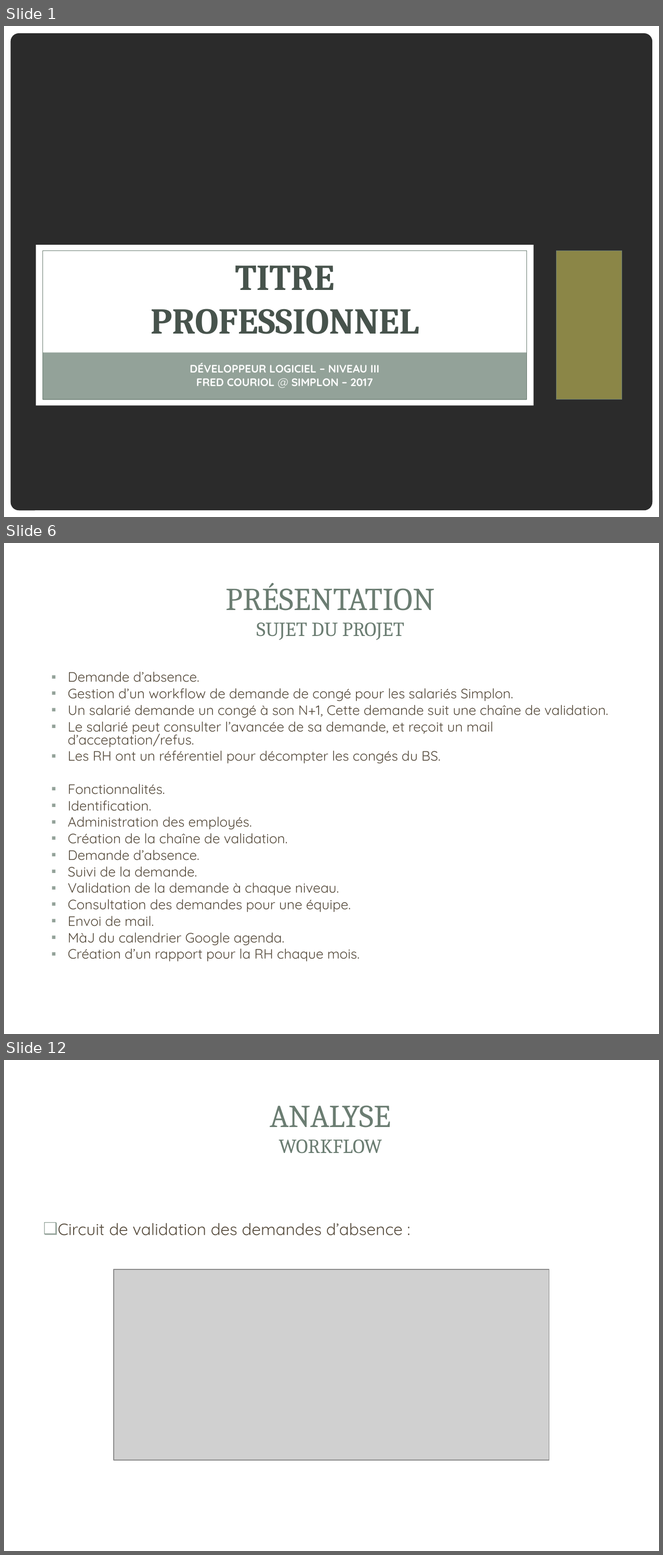
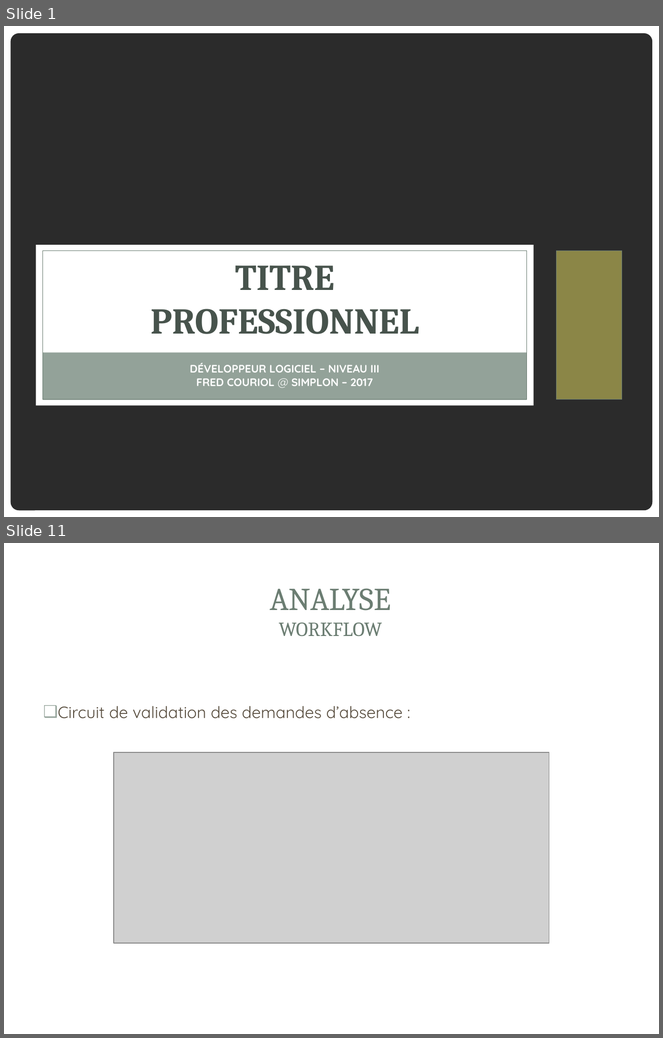
Before and after one commit to gestionsAbsences/gestionAbsences, a slide deck: Projet/Dossier/Fred/COURIOL_Fred_Présentation.ppt. Shown one above the other, each under a label of ours: slides 1, 6 and 12 before the commit, slides 1 and 11 after it; the slides between them are not shown. The pictures are 663x1555 and 663x1038 pixels, drawn with LibreOffice and Linux fonts; fonts in the diff are those of the drawing; grey boxes stand for pictures; background and template pictures are left out; a plain dark background stands for a picture behind light text. Boxes give left, top, right and bottom in pixels: in the first picture for what was removed or moved away, otherwise in the second. Text is boxed around its words. In the diff, an @@ line names an element or a change of style, - is before the commit and + after.

```diff
--- a/Projet/Dossier/Fred/COURIOL_Fred_Présentation.ppt
+++ b/Projet/Dossier/Fred/COURIOL_Fred_Présentation.ppt
@@ slide 6 removed at <box>4,543,659,1034</box>, background picture (left out); not listed: 2 template elements that a slide beside it also shows @@
@@ title removed at <box>226,583,435,640</box> @@
-PRÉSENTATION
-SUJET DU PROJET
@@ text removed at <box>68,671,609,962</box> @@
-▪ Demande d’absence.
-▪ Gestion d’un workflow de demande de congé pour les salariés Simplon.
-▪ Un salarié demande un congé à son N+1, Cette demande suit une chaîne de validation.
-▪ Le salarié peut consulter l’avancée de sa demande, et reçoit un mail d’acceptation/refus.
-▪ Les RH ont un référentiel pour décompter les congés du BS.
-▪ Fonctionnalités.
-▪ Identification.
-▪ Administration des employés.
-▪ Création de la chaîne de validation.
-▪ Demande d’absence.
-▪ Suivi de la demande.
-▪ Validation de la demande à chaque niveau.
-▪ Consultation des demandes pour une équipe.
-▪ Envoi de mail.
-▪ MàJ du calendrier Google agenda.
-▪ Création d’un rapport pour la RH chaque mois.
@@ what was slide 12 is now slide 11 @@
```
Also in this commit, not shown: 4 slides changed, 5 slides added, 9 other slides removed, 3 other files.
